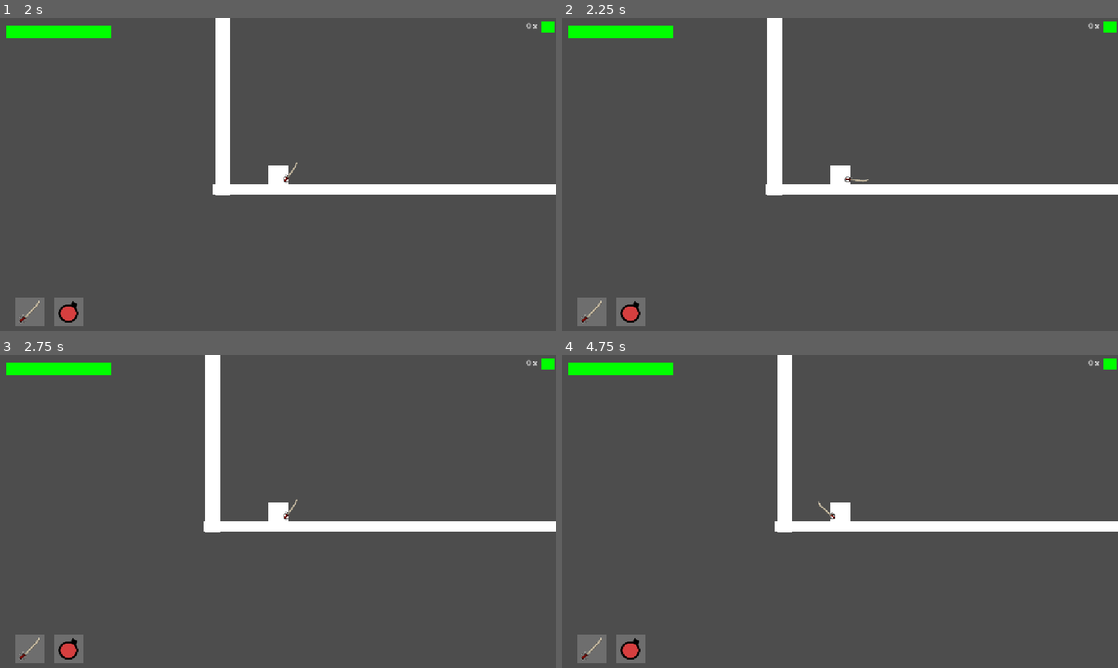
Above: before the commit, frames 1-4 (two rows, left to right).
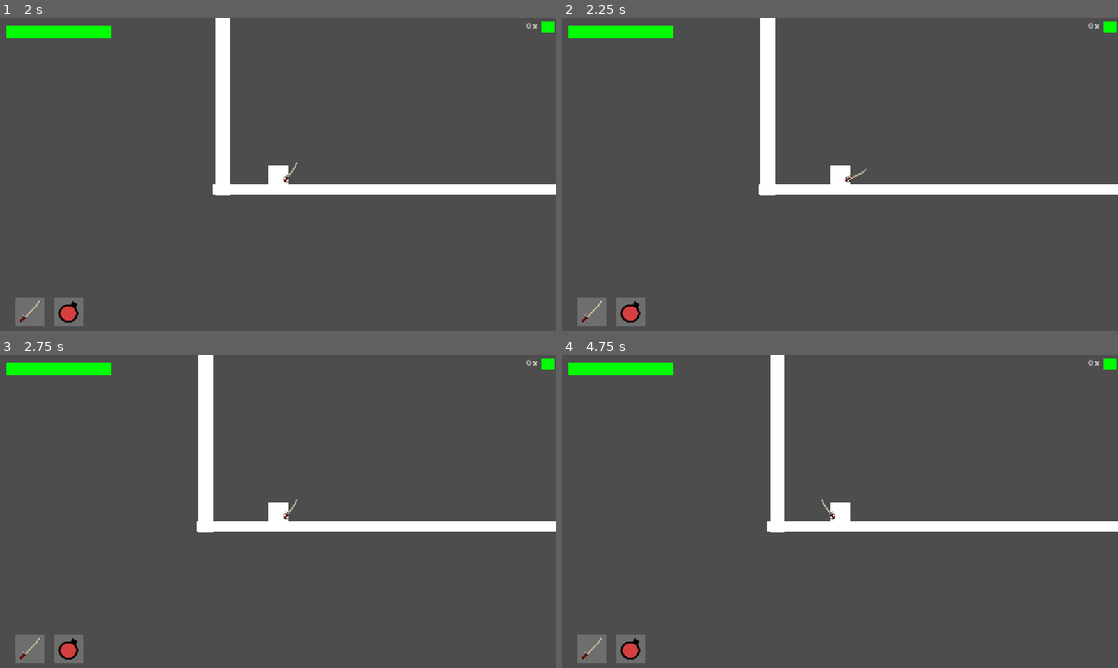
Above: after the commit, the same moments.

Repository: 747389/alive_cells
Game: Godot game, scene res://scenes/main_menu.tscn
Same seed, same stepped clock (60 frames per second), same inputs: the game is played once before the commit and once after it.
Inputs:
- Up to frame 1 (2 s): click "Play" at 0.5 s; tap Enter at 1.25 s; tap A (A) at 1.35 s; tap D (D) at 1.55 s
- Up to frame 2 (2.25 s): tap Space (Space) at 2 s; tap D (D) at 2.1 s
- Up to frame 3 (2.75 s): tap Q (Q) at 2.3 s
- Up to frame 4 (4.75 s): tap Enter at 2.75, 4.25 s; tap Q (Q) at 2.85 s; tap S (S) at 3.05, 3.6 s; tap Space (Space) at 3.5, 3.8 s; hold Space (Space) from 4.28 s (still down); tap A (A) at 4.55 s

Frame 1 is identical in both runs. In frame 2, 1.4% of the frame differs, in the area x 35-56%, y 0-57%; in frame 3, 1.4%; in frame 4, 1.5%, in the area x 36-50%, y 0-57%.

Commit message:
finshed charge_attack

Diff:
--- a/alive-cells/scenes/kowalski.tscn
+++ b/alive-cells/scenes/kowalski.tscn
@@ -27,6 +27,30 @@
 "update": 0,
 "values": [Vector2(0, 0)]
 }
+tracks/1/type = "value"
+tracks/1/imported = false
+tracks/1/enabled = true
+tracks/1/path = NodePath("boom/CollisionShape2D:disabled")
+tracks/1/interp = 1
+tracks/1/loop_wrap = true
+tracks/1/keys = {
+"times": PackedFloat32Array(0),
+"transitions": PackedFloat32Array(1),
+"update": 1,
+"values": [true]
+}
+tracks/2/type = "value"
+tracks/2/imported = false
+tracks/2/enabled = true
+tracks/2/path = NodePath("CollisionShape2D:disabled")
+tracks/2/interp = 1
+tracks/2/loop_wrap = true
+tracks/2/keys = {
+"times": PackedFloat32Array(0),
+"transitions": PackedFloat32Array(1),
+"update": 1,
+"values": [false]
+}
 
 [sub_resource type="Animation" id="Animation_tyswc"]
 resource_name = "boom"
@@ -42,6 +66,30 @@
 "transitions": PackedFloat32Array(1, 1),
 "update": 0,
 "values": [Vector2(0, 0), Vector2(1, 1)]
+}
+tracks/1/type = "value"
+tracks/1/imported = false
+tracks/1/enabled = true
+tracks/1/path = NodePath("boom/CollisionShape2D:disabled")
+tracks/1/interp = 1
+tracks/1/loop_wrap = true
+tracks/1/keys = {
+"times": PackedFloat32Array(0),
+"transitions": PackedFloat32Array(1),
+"update": 1,
+"values": [false]
+}
+tracks/2/type = "value"
+tracks/2/imported = false
+tracks/2/enabled = true
+tracks/2/path = NodePath("CollisionShape2D:disabled")
+tracks/2/interp = 1
+tracks/2/loop_wrap = true
+tracks/2/keys = {
+"times": PackedFloat32Array(0),
+"transitions": PackedFloat32Array(1),
+"update": 1,
+"values": [true]
 }
 
 [sub_resource type="AnimationLibrary" id="AnimationLibrary_6v353"]
@@ -77,6 +125,7 @@
 position = Vector2(0, 0.5)
 scale = Vector2(1e-05, 1e-05)
 shape = SubResource("RectangleShape2D_tyswc")
+disabled = true
 
 [node name="AnimationPlayer" type="AnimationPlayer" parent="."]
 libraries = {
@@ -85,3 +134,4 @@
 
 [connection signal="body_entered" from="triger" to="." method="_on_triger_body_entered"]
 [connection signal="body_entered" from="boom" to="." method="_on_boom_body_entered"]
+[connection signal="animation_finished" from="AnimationPlayer" to="." method="_on_animation_player_animation_finished"]
--- a/alive-cells/scenes/player.tscn
+++ b/alive-cells/scenes/player.tscn
@@ -12,7 +12,7 @@
 radius = 22.0227
 
 [sub_resource type="RectangleShape2D" id="RectangleShape2D_pnfh2"]
-size = Vector2(34, 56)
+size = Vector2(42, 56)
 
 [sub_resource type="Animation" id="Animation_8vegh"]
 length = 0.001
@@ -41,6 +41,49 @@
 "values": [-0.174533]
 }
 
+[sub_resource type="Animation" id="Animation_dqkch"]
+resource_name = "charge"
+tracks/0/type = "value"
+tracks/0/imported = false
+tracks/0/enabled = true
+tracks/0/path = NodePath("Screenshot2025-06-18At09_32_16:rotation")
+tracks/0/interp = 1
+tracks/0/loop_wrap = true
+tracks/0/keys = {
+"times": PackedFloat32Array(0, 1),
+"transitions": PackedFloat32Array(1, 1),
+"update": 0,
+"values": [-0.174533, -0.523599]
+}
+
+[sub_resource type="Animation" id="Animation_qlg0r"]
+resource_name = "charge_attack"
+length = 0.35
+tracks/0/type = "value"
+tracks/0/imported = false
+tracks/0/enabled = true
+tracks/0/path = NodePath("Screenshot2025-06-18At09_32_16:rotation")
+tracks/0/interp = 1
+tracks/0/loop_wrap = true
+tracks/0/keys = {
+"times": PackedFloat32Array(0, 0.1, 0.35),
+"transitions": PackedFloat32Array(1, 1, 1),
+"update": 0,
+"values": [-0.523599, 0.872665, -0.174533]
+}
+tracks/1/type = "value"
+tracks/1/imported = false
+tracks/1/enabled = true
+tracks/1/path = NodePath("CollisionShape2D:disabled")
+tracks/1/interp = 1
+tracks/1/loop_wrap = true
+tracks/1/keys = {
+"times": PackedFloat32Array(0, 0.1),
+"transitions": PackedFloat32Array(1, 1),
+"update": 1,
+"values": [false, true]
+}
+
 [sub_resource type="Animation" id="Animation_y3rxh"]
 resource_name = "player_attack"
 length = 0.45
@@ -72,6 +115,8 @@
 [sub_resource type="AnimationLibrary" id="AnimationLibrary_ul5yu"]
 _data = {
 &"RESET": SubResource("Animation_8vegh"),
+&"charge": SubResource("Animation_dqkch"),
+&"charge_attack": SubResource("Animation_qlg0r"),
 &"player_attack": SubResource("Animation_y3rxh")
 }
 
@@ -81,11 +126,12 @@
 [sub_resource type="StyleBoxFlat" id="StyleBoxFlat_6tpwd"]
 bg_color = Color(0, 1, 0, 1)
 
-[node name="CharacterBody2D" type="CharacterBody2D" node_paths=PackedStringArray("coins_ui", "health_ui") groups=["player"]]
+[node name="CharacterBody2D" type="CharacterBody2D" node_paths=PackedStringArray("coins_ui", "health_ui", "wepon_animation") groups=["player"]]
 top_level = true
 script = ExtResource("1_ae7nu")
 coins_ui = NodePath("Label")
 health_ui = NodePath("ProgressBar")
+wepon_animation = NodePath("Node2D/wepon/AnimationPlayer")
 metadata/player = true
 
 [node name="Camera2D" type="Camera2D" parent="."]
@@ -106,15 +152,15 @@
 
 [node name="Node2D" type="Node2D" parent="."]
 
-[node name="wepon" type="Area2D" parent="Node2D"]
+[node name="wepon" type="Area2D" parent="Node2D" node_paths=PackedStringArray("player")]
 script = ExtResource("2_2klhs")
+player = NodePath("../..")
 metadata/wepon = false
 
 [node name="CollisionShape2D" type="CollisionShape2D" parent="Node2D/wepon"]
-position = Vector2(42, -9)
+position = Vector2(44, -9)
 shape = SubResource("RectangleShape2D_pnfh2")
 disabled = true
-metadata/_edit_lock_ = true
 
 [node name="Screenshot2025-06-18At09_32_16" type="Sprite2D" parent="Node2D/wepon"]
 texture_filter = 1
--- a/alive-cells/scenes/test.tscn
+++ b/alive-cells/scenes/test.tscn
@@ -4,7 +4,7 @@
 [ext_resource type="Script" uid="uid://dqudfo7yfgq3i" path="res://scripts/platform.gd" id="2_j5jx5"]
 [ext_resource type="Script" uid="uid://blt78g5p3qeso" path="res://scripts/2_way_platform.gd" id="3_em6t2"]
 [ext_resource type="PackedScene" uid="uid://cehomlaj540c" path="res://scenes/coin.tscn" id="4_ayfoq"]
-[ext_resource type="PackedScene" uid="uid://3sb78h6j61td" path="res://scenes/melee_enemy.tscn" id="5_j5jx5"]
+[ext_resource type="PackedScene" uid="uid://d4gua0llnkv3c" path="res://scenes/kowalski.tscn" id="5_j5jx5"]
 
 [sub_resource type="RectangleShape2D" id="RectangleShape2D_lu40f"]
 size = Vector2(903.5, 32)
@@ -53,7 +53,7 @@
 [node name="coin" parent="." instance=ExtResource("4_ayfoq")]
 position = Vector2(233, 386)
 
-[node name="melee_enemy" parent="." instance=ExtResource("5_j5jx5")]
-position = Vector2(882, 477)
+[node name="Kowalski" parent="." instance=ExtResource("5_j5jx5")]
+position = Vector2(928, 476)
 
 [connection signal="timeout" from="StaticBody2D2/Timer" to="StaticBody2D2" method="_on_timer_timeout"]
--- a/alive-cells/scripts/bulet.gd
+++ b/alive-cells/scripts/bulet.gd
@@ -9,8 +9,7 @@
 
 func _on_body_entered(body: Node2D) -> void:
 	if body.has_meta("player"):
-		body.hit()
-		body.hit()
+		body.hit(2)
 		queue_free()
 
 
--- a/alive-cells/scripts/enemy_wepon.gd
+++ b/alive-cells/scripts/enemy_wepon.gd
@@ -1,8 +1,6 @@
 extends Area2D
-
-var player: Node
 
 
 func _on_body_entered(body: Node2D) -> void:
 	if body.has_meta("player"):
-		body.hit()
+		body.hit(1)
--- a/alive-cells/scripts/kowalski.gd
+++ b/alive-cells/scripts/kowalski.gd
@@ -39,12 +39,12 @@
 
 func _on_boom_body_entered(body: Node2D) -> void:
 	if body.has_meta("player") or body.has_meta("enemy"):
-		body.boom()
+		body.hit(7)
 
 
 
-func hit():
-	hp -= 1
+func hit(damage):
+	hp -= damage
 	if hp <= 0:
 		queue_free()
 
@@ -62,9 +62,6 @@
 		can_boom = false
 
 
-
-func boom():
-	hp -= 7
-	if hp <= 0:
-		await get_tree().create_timer(0.7).timeout
+func _on_animation_player_animation_finished(anim_name: StringName) -> void:
+	if anim_name == "boom":
 		queue_free()
--- a/alive-cells/scripts/melee_enemy.gd
+++ b/alive-cells/scripts/melee_enemy.gd
@@ -37,14 +37,8 @@
 
 
 
-func hit():
-	hp -= 1
-	if hp <= 0:
-		queue_free()
-
-
-func boom():
-	hp -= 7
+func hit(damage):
+	hp -= damage
 	if hp <= 0:
 		queue_free()
 
--- a/alive-cells/scripts/platform.gd
+++ b/alive-cells/scripts/platform.gd
@@ -1,5 +1,5 @@
 extends StaticBody2D
 
 
-func hit():
+func hit(damage):
 	pass
--- a/alive-cells/scripts/player.gd
+++ b/alive-cells/scripts/player.gd
@@ -3,9 +3,15 @@
 
 const SPEED = 300.0
 const JUMP_VELOCITY = -350.0
+const MAX_CHARGE: float = 1.0
+
 
 @export var coins_ui: Node
 @export var health_ui: Node
+@export var wepon_animation: Node
+var charge_attack: bool = false
+var charge: float = 0
+var attack: bool = false
 var potion_stage: int = 5
 var potion_stage_info: Dictionary = {
 	"5" = "res://assests/potions (full).png",
@@ -46,14 +52,34 @@
 		velocity.x = move_toward(velocity.x, 0, SPEED)
 
 	if Input.is_action_just_pressed("Space"):
-		$Node2D/wepon/AnimationPlayer.play("player_attack")
+		attack = true
+		charge_attack = false
+
+	if attack:
+		await get_tree().create_timer(0.1).timeout
+		if not Input.is_action_pressed("Space") and charge < MAX_CHARGE and attack:
+			wepon_animation.play("player_attack")
+			attack = false
+		else:
+			if charge <= 0.1 and attack:
+				wepon_animation.play("charge")
+			charge += delta
+		if Input.is_action_just_released("Space"):
+			if charge >= MAX_CHARGE:
+				attack = false
+				wepon_animation.play("charge_attack")
+				charge_attack = true
+			else:
+				attack = false
+			charge = 0
+
 
 	if Input.is_action_just_pressed("S") and is_on_floor():
 		position.y += 1
 
 	move_and_slide()
 
-	if Input.is_action_just_pressed("Q") and health_potions >= 1 and health < 10:
+	if Input.is_action_just_pressed("Q") and health_potions >= 1 and health < max_health:
 		health_potions -= 1
 		health += health_gained
 		health_ui.value = health
@@ -61,16 +87,8 @@
 		$"Potions(full)".texture = load(potion_stage_info[str(potion_stage)])
 
 
-func hit():
-	health -= 1
-	print(health)
-	health_ui.value = health
-	if health <= 0:
-		get_tree().call_deferred("change_scene_to_file" , "res://scenes/main_menu.tscn")
-
-
-func  boom():
-	health -= 7
+func hit(damage):
+	health -= damage
 	health_ui.value = health
 	if health <= 0:
 		get_tree().call_deferred("change_scene_to_file" , "res://scenes/main_menu.tscn")
--- a/alive-cells/scripts/ranged_enemy.gd
+++ b/alive-cells/scripts/ranged_enemy.gd
@@ -49,14 +49,8 @@
 		move_and_slide()
 
 
-func hit():
-	hp -= 1
-	if hp <= 0:
-		queue_free()
-
-
-func boom():
-	hp -= 7
+func hit(damage):
+	hp -= damage
 	if hp <= 0:
 		queue_free()
 
--- a/alive-cells/scripts/wepon.gd
+++ b/alive-cells/scripts/wepon.gd
@@ -1,8 +1,11 @@
 extends Area2D
 
-var player: Node
+@export var player: Node
 
 
 func _on_body_entered(body: Node2D) -> void:
 	if not body == player:
-		body.hit()
+		if player.charge_attack:
+			body.hit(2)
+		else:
+			body.hit(1)
Not shown: 1 places in alive-cells/scenes/player.tscn that only renumber resources
